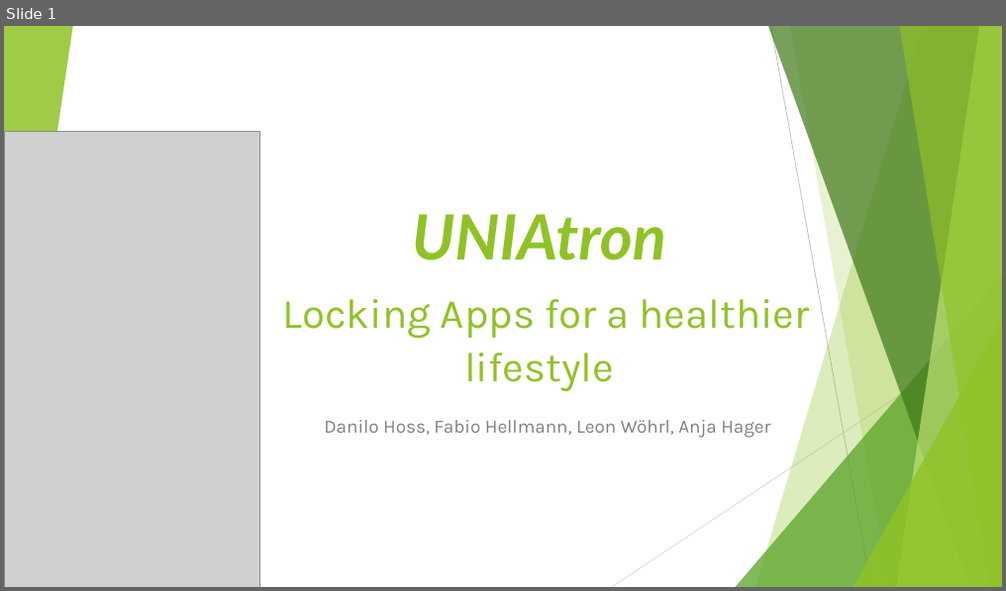
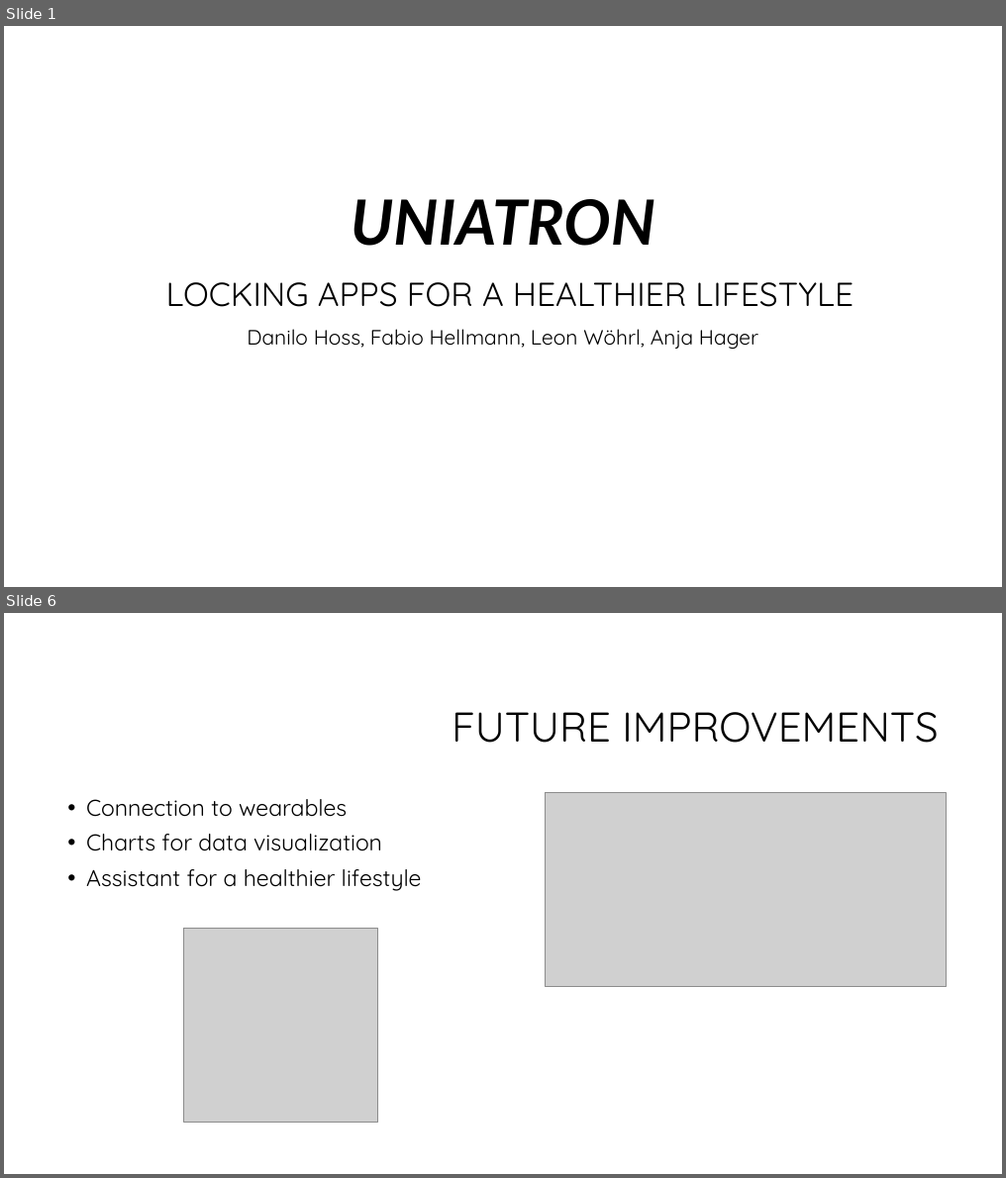
Before and after one commit to FHellmann/Uniatron, a slide deck: doc/Presentation/Uniatron-Presentation1207.pptx. Shown one above the other, each under a label of ours: slide 1 before the commit, slides 1 and 6 after it; the slides between them are not shown. The pictures are 1006x591 and 1006x1178 pixels, drawn with LibreOffice and Linux fonts; fonts in the diff are those of the drawing; grey boxes stand for pictures; background and template pictures are left out. Boxes give left, top, right and bottom in pixels: in the first picture for what was removed or moved away, otherwise in the second. Text is boxed around its words. In the diff, an @@ line names an element or a change of style, - is before the commit and + after.

```diff
--- a/doc/Presentation/Uniatron-Presentation1207.pptx
+++ b/doc/Presentation/Uniatron-Presentation1207.pptx
@@ slide 6 added at bbox=[4, 613, 1002, 1174], background #FFFFFF @@
@@ title added at bbox=[451, 712, 938, 743], 40 pt, text #000000 @@
+FUTURE IMPROVEMENTS
@@ text added at bbox=[86, 799, 422, 891], 22 pt, text #000000 @@
+• Connection to wearables
+• Charts for data visualization
+• Assistant for a healthier lifestyle
@@ picture added at bbox=[546, 792, 945, 986] @@
@@ picture added at bbox=[183, 928, 377, 1122] @@
@@ slide 1 changed as well @@
@@ group removed at bbox=[4, 26, 1002, 587]: 5 freeform shapes, 3 triangles, 2 lines @@
@@ picture removed at bbox=[4, 132, 260, 587] @@
@@ title at bbox=[166, 199, 853, 307]: text changed; size 40 to 32 pt; font Karla to Quicksand; text colour #90C226 to #000000 @@
-UNIAtron
-Locking Apps for a healthier lifestyle
+UNIATRON
+LOCKING APPS FOR A HEALTHIER LIFESTYLE
@@ subtitle "Danilo Hoss, Fabio Hellmann, Leon ...": place and size @@
-subtitle "Danilo Hoss, Fabio Hellmann, Leon ..." at bbox=[324, 420, 770, 438]
+subtitle "Danilo Hoss, Fabio Hellmann, Leon ..." at bbox=[247, 329, 758, 349]
@@ subtitle "Danilo Hoss, Fabio Hellmann, Leon ..." at bbox=[247, 329, 758, 349]: size 18 to 20 pt, font Karla to Quicksand, text colour #808080 to #000000; alignment right to centre; line spacing 1 to 0.9 @@
```
Also in this commit, not shown: 1 other slide changed, 3 other slides added, 8 slides removed.
